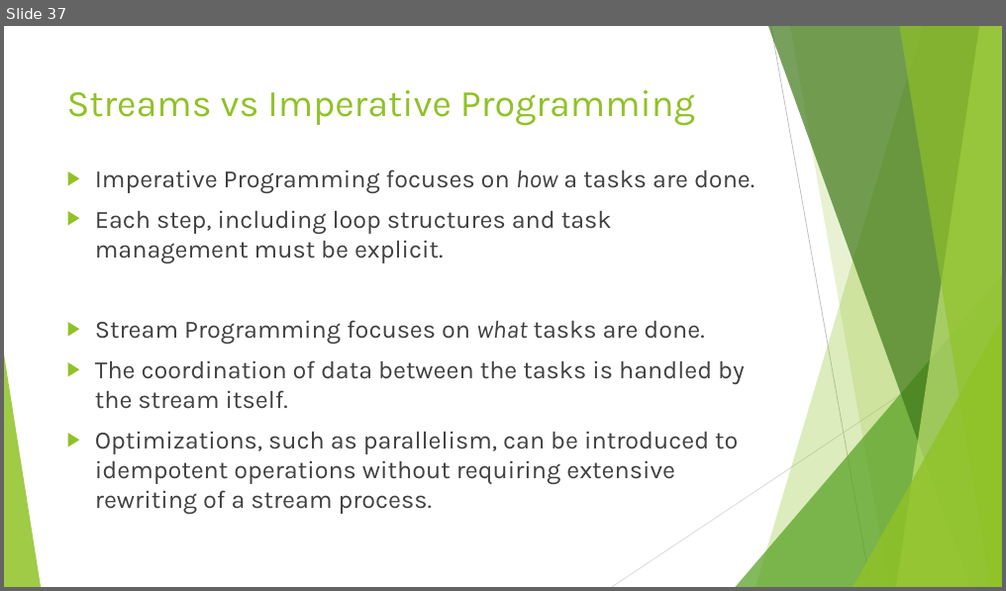
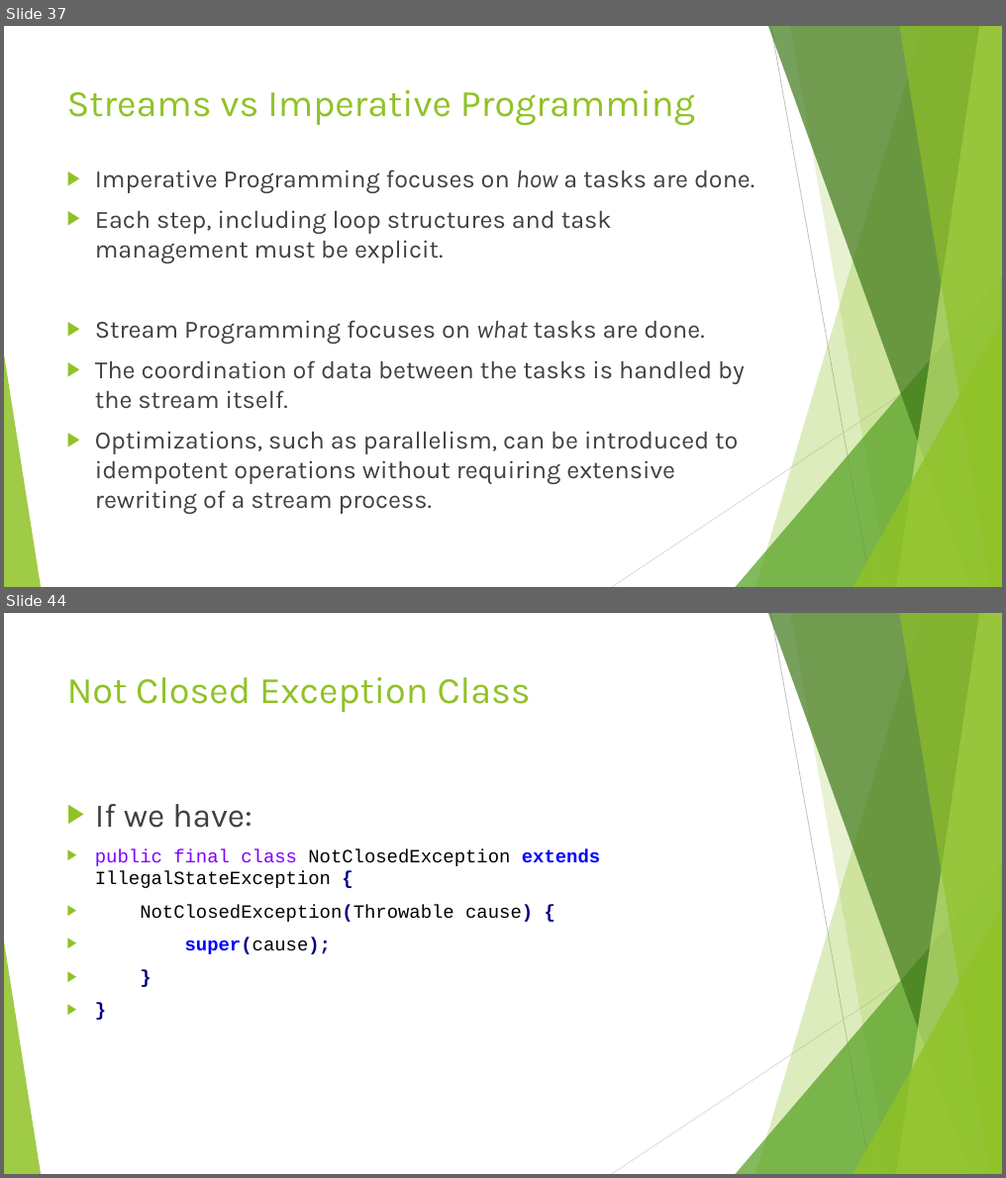
Before and after one commit to RichardRoda/2017-CodePaLOUsa-Lambda, a slide deck: Learning to Love the Lambda in the Stream.pptx. Shown one above the other, each under a label of ours: slide 37 before the commit, slides 37 and 44 after it; the slides between them are not shown. The pictures are 1006x591 and 1006x1178 pixels, drawn with LibreOffice and Linux fonts; fonts in the diff are those of the drawing. Boxes give left, top, right and bottom in pixels: in the first picture for what was removed or moved away, otherwise in the second. Text is boxed around its words. In the diff, an @@ line names an element or a change of style, - is before the commit and + after.

Commit message:
Remove section about unit testing.  Add section about AutoCloseable as lambda and the CloseIt library.

```diff
--- a/Learning to Love the Lambda in the Stream.pptx
+++ b/Learning to Love the Lambda in the Stream.pptx
@@ slide 44 added at (x1=4, y1=613, x2=1002, y2=1174), background #FFFFFF; not listed: 10 template elements that a slide beside it also shows @@
@@ title added at (x1=67, y1=677, x2=531, y2=712), 36 pt, text #90C226 @@
+Not Closed Exception Class
@@ text added at (x1=95, y1=804, x2=600, y2=955), 18 pt, text #000000 @@
+▶ If we have:
+▶ public final class NotClosedException extends IllegalStateException {
+▶ NotClosedException(Throwable cause) {
+▶ super(cause);
+▶ }
+▶ }
```
Also in this commit, not shown: 2 slides changed, 8 other slides added, 4 slides removed, 1 other file.
